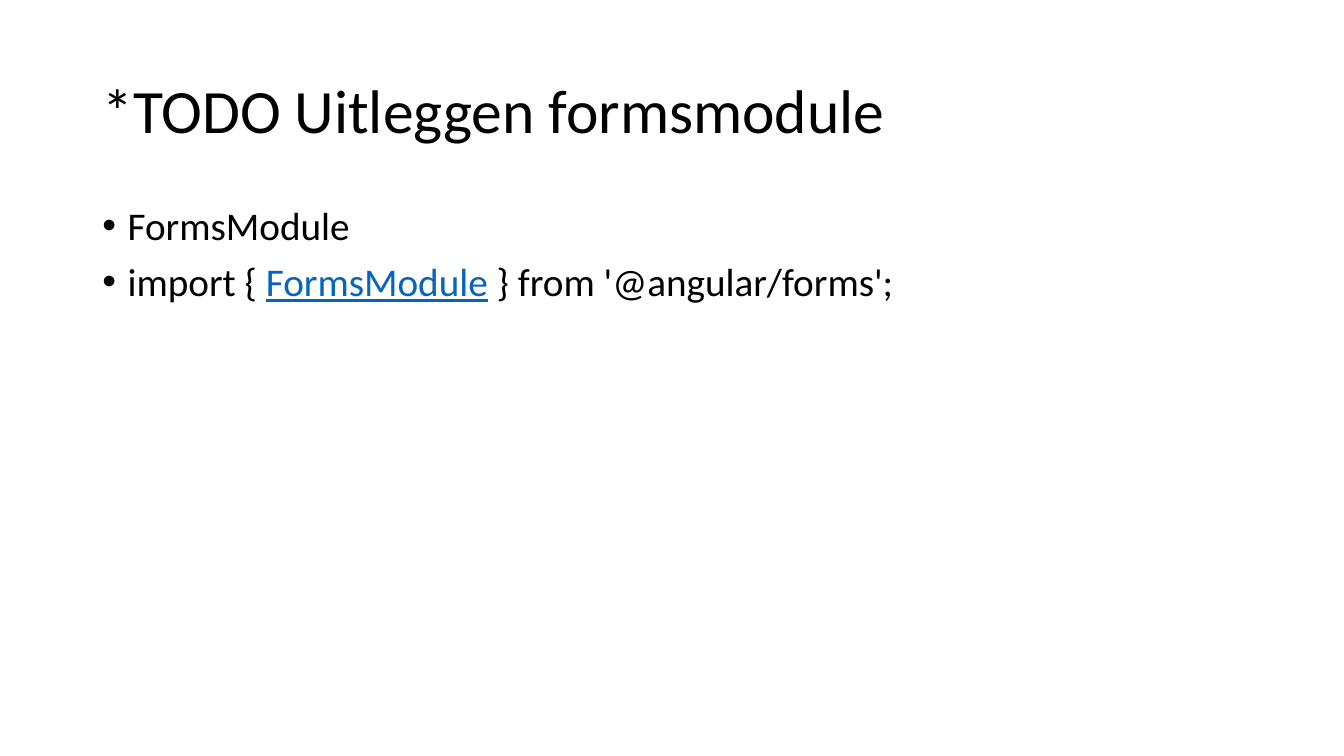
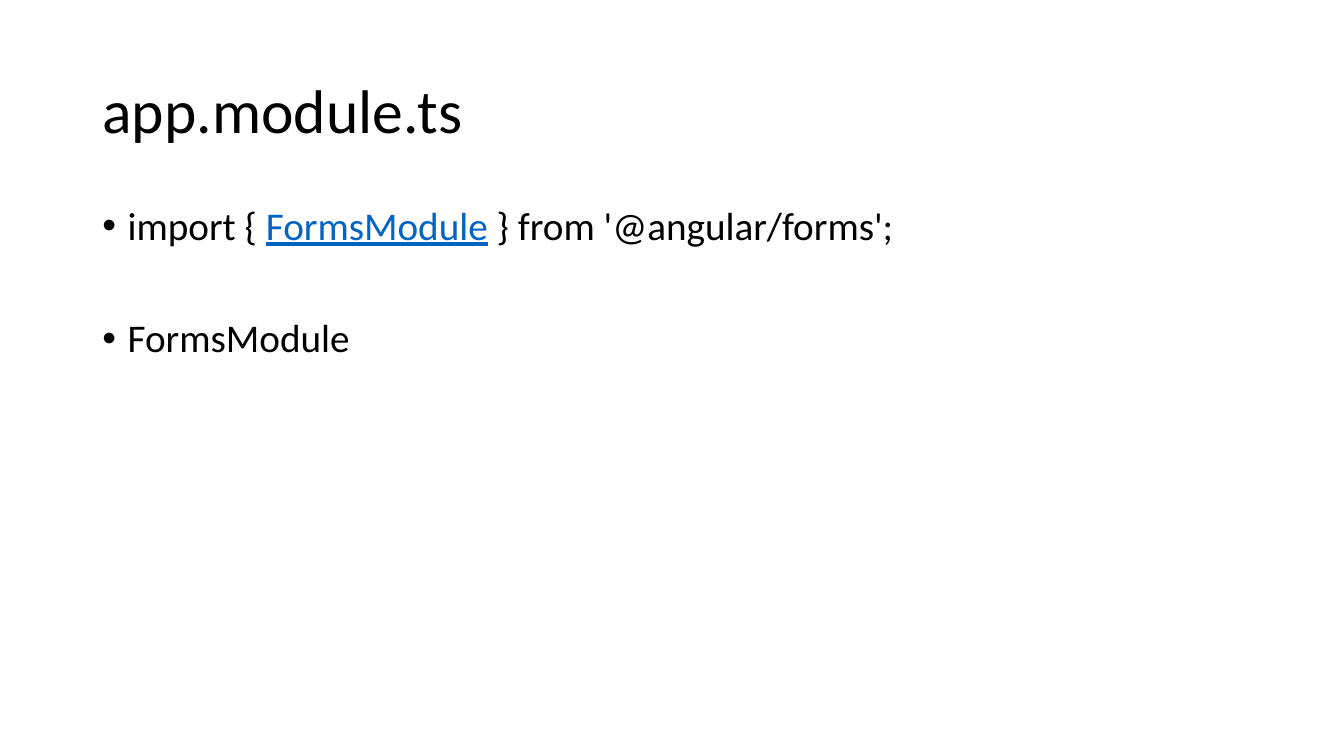
Before and after one commit to spirit-coding/todo-app-aj33349, a slide deck: slide 24 of Angular2.pptx (slide 22 before the commit). Drawn at 1344x756 pixels with LibreOffice and Linux fonts; fonts in the diff are those of the drawing. Boxes give left, top, right and bottom in pixels: in the first picture for what was removed or moved away, otherwise in the second. Text is boxed around its words. In the diff, an @@ line names an element or a change of style, - is before the commit and + after.

Commit message:
Update powerpoint

```diff
--- a/Angular2.pptx
+++ b/Angular2.pptx
@@ title at <box>102,90,462,143</box>: text changed @@
-*TODO Uitleggen formsmodule
+app.module.ts
@@ text at <box>128,212,894,247</box>: paragraph added @@
+• import { FormsModule } from '@angular/forms';
@@ text at <box>128,268,894,303</box>: paragraph removed @@
-• import { FormsModule } from '@angular/forms';
```
Also in this commit, not shown: 6 other slides changed, 4 slides added.
